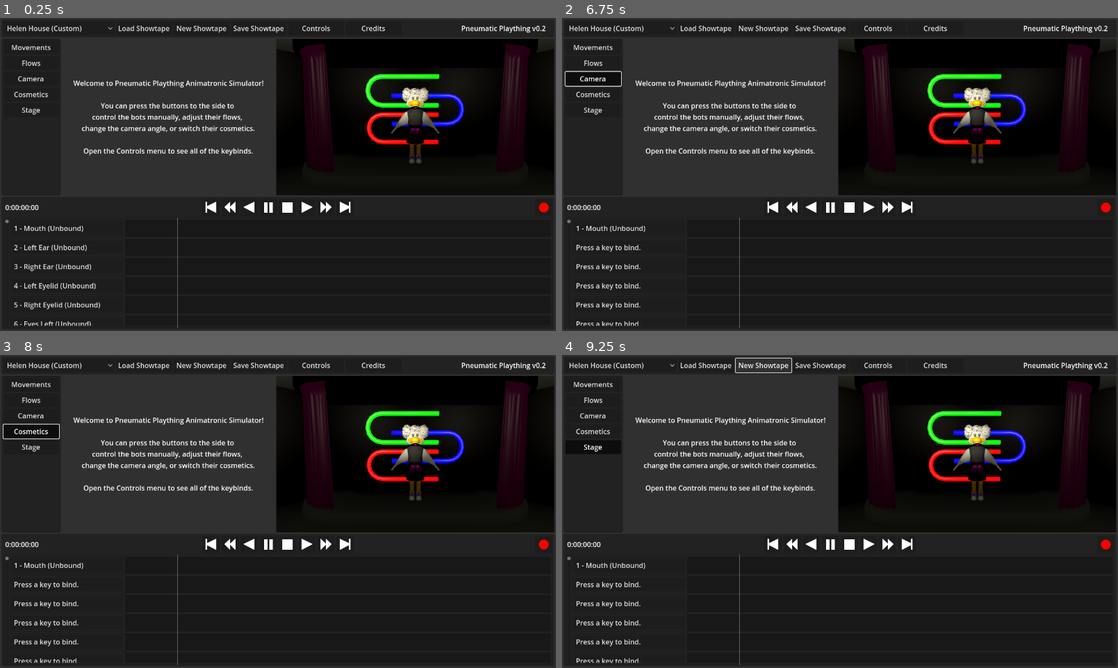
Above: before the commit, frames 1-4 (two rows, left to right).
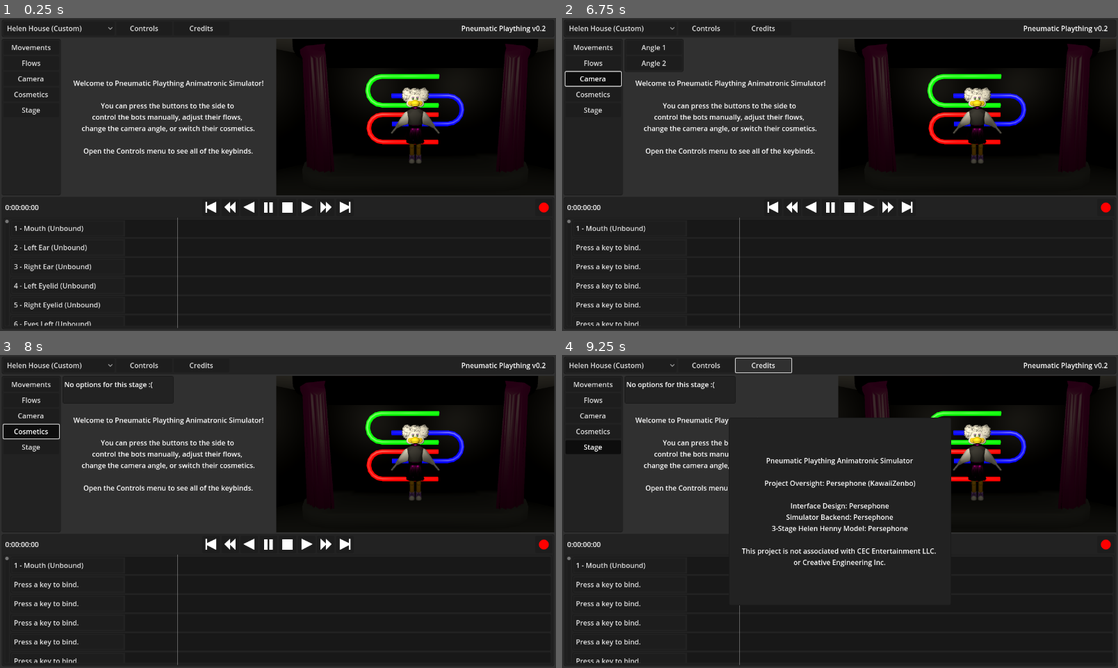
Above: after the commit, the same moments.

Repository: pizzaperp95/PneumaticPlaything
Game: Godot game, scene res://Scenes/GUI/EditorScreen.tscn
Two runs of this game, one before a commit and one after it. Both use one fixed random seed, a clock stepped at 60 frames per second and the inputs below.
Inputs (mouse positions are in pixels of both pictures, inside the frame that each line leads up to):
- Up to frame 1 (0.25 s): no input
- Up to frame 2 (6.75 s): click (773, 208) at 0.5 s; click "1 - Mouth (Unbound)" at 1.25 s; click "Press a key to bind." at 2 s; click "2 - Left Ear (Unbound)" at 2.75 s; click "3 - Right Ear (Unbound)" at 3.5 s; click "4 - Left Eyelid (Unbound)" at 4.25 s; click "5 - Right Eyelid (Unbound)" at 5 s; click "6 - Eyes Left (Unbound)" at 5.75 s; click "Camera" at 6.5 s
- Up to frame 3 (8 s): click "Cosmetics" at 7.25 s
- Up to frame 4 (9.25 s): click "Stage" at 8 s; click (762, 364) at 8.75 s, where only the run before the commit has a clickable "New Showtape"

The runs differ from the first frame. In frame 1, 0.4% of the frame differs, in the area x 21-70%, y 2-5%; in frame 2, 0.5%; in frame 3, 0.5%; in frame 4, 8.3%, in the area x 11-70%, y 2-80%.

Commit message:
multiple cameras and sequencer key bindings

Diff:
--- a/Scenes/GUI/EditorScreen.tscn
+++ b/Scenes/GUI/EditorScreen.tscn
@@ -137,6 +137,7 @@
 popup/item_0/id = 0
 
 [node name="LoadShowtapeButton" type="Button" parent="MenuBar"]
+visible = false
 layout_mode = 0
 offset_left = 264.0
 offset_top = 4.0
@@ -145,6 +146,7 @@
 text = "Load Showtape"
 
 [node name="NewShowtapeButton" type="Button" parent="MenuBar"]
+visible = false
 layout_mode = 0
 offset_left = 396.0
 offset_top = 4.0
@@ -153,6 +155,7 @@
 text = "New Showtape"
 
 [node name="SaveShowtapeButton" type="Button" parent="MenuBar"]
+visible = false
 layout_mode = 0
 offset_left = 528.0
 offset_top = 4.0
@@ -162,17 +165,17 @@
 
 [node name="ControlsButton" type="Button" parent="MenuBar"]
 layout_mode = 0
-offset_left = 660.0
-offset_top = 4.0
-offset_right = 788.0
+offset_left = 264.0
+offset_top = 4.0
+offset_right = 392.0
 offset_bottom = 36.0
 text = "Controls"
 
 [node name="CreditsButton" type="Button" parent="MenuBar"]
 layout_mode = 0
-offset_left = 792.0
-offset_top = 4.0
-offset_right = 920.0
+offset_left = 396.0
+offset_top = 4.0
+offset_right = 524.0
 offset_bottom = 36.0
 text = "Credits"
 
--- a/Scenes/Stages/Helen House/HelenHouse.tscn
+++ b/Scenes/Stages/Helen House/HelenHouse.tscn
@@ -20,8 +20,12 @@
 [node name="Stage" parent="." instance=ExtResource("5_afett")]
 transform = Transform3D(0.25, 0, 0, 0, 0.25, 0, 0, 0, 0.25, 0, 0, 0)
 
-[node name="Camera3D" type="Camera3D" parent="."]
-transform = Transform3D(-1, 1.31601e-08, -1.50421e-07, 0, 0.996195, 0.0871557, 1.50996e-07, 0.0871557, -0.996195, 0, 1.5, -3)
+[node name="Camera 1" type="Camera3D" parent="."]
+transform = Transform3D(-1, 1.31602e-08, -1.50421e-07, 0, 0.996195, 0.0871557, 1.50996e-07, 0.0871557, -0.996195, 0, 1.5, -3)
+fov = 60.0
+
+[node name="Camera 2" type="Camera3D" parent="."]
+transform = Transform3D(-1, 1.31602e-08, -1.50421e-07, 0, 0.996195, 0.0871557, 1.50996e-07, 0.0871557, -0.996195, 0, 1.5, -1)
 fov = 60.0
 
 [node name="WorldEnvironment" type="WorldEnvironment" parent="."]
--- a/Scenes/Stages/Helen House/HelenHouseFlyout.tscn
+++ b/Scenes/Stages/Helen House/HelenHouseFlyout.tscn
@@ -941,8 +941,66 @@
 horizontal_alignment = 1
 vertical_alignment = 1
 
+[node name="Camera" type="Panel" parent="."]
+visible = false
+layout_mode = 0
+offset_left = 140.0
+offset_right = 276.0
+offset_bottom = 76.0
+
+[node name="Angle1Button" type="Button" parent="Camera"]
+layout_mode = 0
+offset_left = 4.0
+offset_top = 4.0
+offset_right = 132.0
+offset_bottom = 36.0
+text = "Angle 1"
+
+[node name="Angle2Button" type="Button" parent="Camera"]
+layout_mode = 0
+offset_left = 4.0
+offset_top = 40.0
+offset_right = 132.0
+offset_bottom = 72.0
+text = "Angle 2"
+
+[node name="Cosmetics" type="Panel" parent="."]
+visible = false
+layout_mode = 0
+offset_left = 140.0
+offset_right = 396.0
+offset_bottom = 64.0
+
+[node name="Label" type="Label" parent="Cosmetics"]
+layout_mode = 0
+offset_left = 4.0
+offset_top = 4.0
+offset_right = 228.0
+offset_bottom = 36.0
+text = "No options for this stage :("
+vertical_alignment = 1
+
+[node name="Stage" type="Panel" parent="."]
+visible = false
+layout_mode = 0
+offset_left = 140.0
+offset_right = 396.0
+offset_bottom = 64.0
+
+[node name="Label" type="Label" parent="Stage"]
+layout_mode = 0
+offset_left = 4.0
+offset_top = 4.0
+offset_right = 228.0
+offset_bottom = 36.0
+text = "No options for this stage :("
+vertical_alignment = 1
+
 [connection signal="toggled" from="FlyoutButtons/MovementsFlyoutButton" to="." method="_on_movements_flyout_button_toggled"]
 [connection signal="toggled" from="FlyoutButtons/FlowsFlyoutButton" to="." method="_on_flows_flyout_button_toggled"]
+[connection signal="toggled" from="FlyoutButtons/CameraFlyoutButton" to="." method="_on_camera_flyout_button_toggled"]
+[connection signal="toggled" from="FlyoutButtons/CosmeticsFlyoutButton" to="." method="_on_cosmetics_flyout_button_toggled"]
+[connection signal="toggled" from="FlyoutButtons/StageFlyoutButton" to="." method="_on_stage_flyout_button_toggled"]
 [connection signal="button_down" from="Movements/Buttons/Mouth" to="." method="_on_mouth_button_down"]
 [connection signal="button_up" from="Movements/Buttons/Mouth" to="." method="_on_mouth_button_up"]
 [connection signal="button_down" from="Movements/Buttons/LeftEar" to="." method="_on_left_ear_button_down"]
@@ -981,3 +1039,5 @@
 [connection signal="button_up" from="Movements/Buttons/BodyRight" to="." method="_on_body_right_button_up"]
 [connection signal="button_down" from="Movements/Buttons/BodyLean" to="." method="_on_body_lean_button_down"]
 [connection signal="button_up" from="Movements/Buttons/BodyLean" to="." method="_on_body_lean_button_up"]
+[connection signal="pressed" from="Camera/Angle1Button" to="." method="_on_angle_1_button_pressed"]
+[connection signal="pressed" from="Camera/Angle2Button" to="." method="_on_angle_2_button_pressed"]
--- a/Scripts/EditorScreen.gd
+++ b/Scripts/EditorScreen.gd
@@ -25,6 +25,21 @@
 	if event.is_action_pressed("toggle_editor_screen"):
 		$CameraPreview.visible = !$CameraPreview.visible;
 		$CameraFullScreen.visible = !$CameraFullScreen.visible;
+	elif event.is_action_pressed("sequencer_play_pause"):
+		if (playing): _on_pause_button_pressed()
+		else: _on_play_button_pressed()
+	elif event.is_action_pressed("sequencer_play_reverse"):
+		_on_play_backwards_button_pressed()
+	elif event.is_action_pressed("sequencer_fast_reverse"):
+		_on_fast_backwards_button_pressed()
+	elif event.is_action_pressed("sequencer_fast_forward"):
+		_on_fast_forward_button_pressed()
+	elif event.is_action_pressed("sequencer_step_backward"):
+		_on_step_backwards_button_pressed()
+	elif event.is_action_pressed("sequencer_step_forward"):
+		_on_step_forward_button_pressed()
+	elif event.is_action_pressed("sequencer_home"):
+		_on_stop_button_pressed()
 
 func _physics_process(_delta: float) -> void:
 	if (playing || recording):
@@ -79,8 +94,9 @@
 	playing = false
 	recording = false
 	end_recording.emit()
-	step.emit(-1)
-	if (index != 0): index -= 1
+	if (index != 0):
+		step.emit(-1)
+		index -= 1
 	update_time_label()
 
 func _on_fast_forward_button_pressed() -> void:
--- a/Scripts/HelenHouseFlyout.gd
+++ b/Scripts/HelenHouseFlyout.gd
@@ -2,6 +2,8 @@
 
 signal movement_in(movement, rate)
 signal movement_out(movement, rate)
+
+var cam_index : int = 0
 
 func _ready() -> void:
 	var animatronic = get_node("../SubViewport/HelenHouse/3stHelen")
@@ -9,6 +11,11 @@
 	movement_out.connect(animatronic._movement_out)
 	movement_in.connect(self._movement_in)
 	movement_out.connect(self._movement_out)
+
+func _input(event: InputEvent) -> void:
+	if (event.is_action_pressed("cycle_camera_angle")):
+		cam_index += 1
+		get_node("../SubViewport/HelenHouse/Camera " + str((cam_index % 2)+1)).current = true
 
 func _movement_in(movement, _rate):
 	get_node("Movements/IndicatorLights/" + movement).turn_on();
@@ -21,6 +28,21 @@
 
 func _on_flows_flyout_button_toggled(toggled_on: bool) -> void:
 	$FlowControls.visible = toggled_on
+
+func _on_camera_flyout_button_toggled(toggled_on: bool) -> void:
+	$Camera.visible = toggled_on
+
+func _on_cosmetics_flyout_button_toggled(toggled_on: bool) -> void:
+	$Cosmetics.visible = toggled_on
+
+func _on_stage_flyout_button_toggled(toggled_on: bool) -> void:
+	$Stage.visible = toggled_on
+
+func _on_angle_1_button_pressed() -> void:
+	get_node("../SubViewport/HelenHouse/Camera 1").current = true
+
+func _on_angle_2_button_pressed() -> void:
+	get_node("../SubViewport/HelenHouse/Camera 2").current = true
 
 
 func _on_mouth_button_down() -> void:
